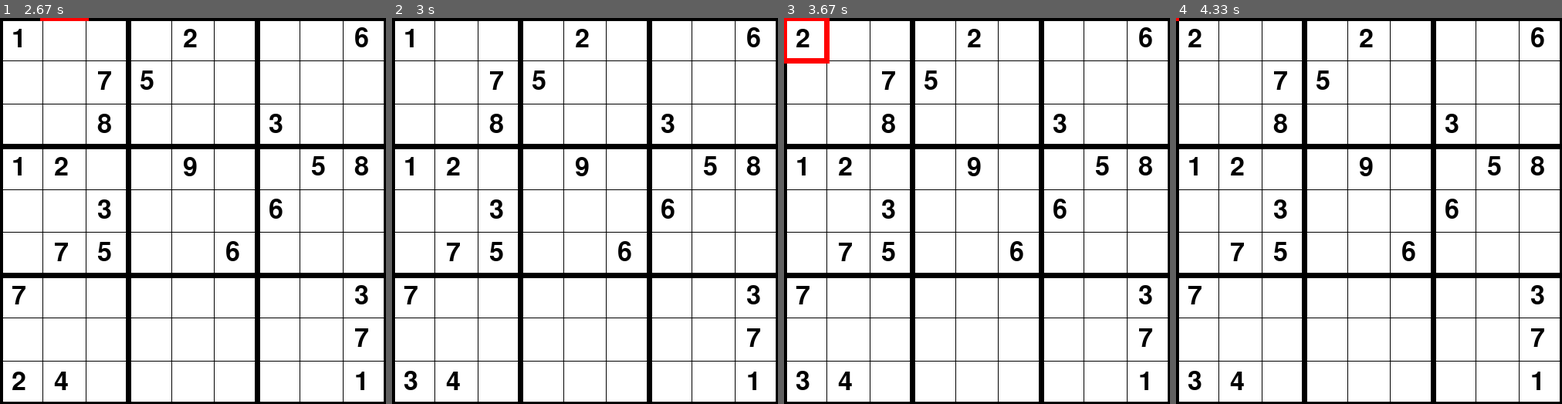
Above: before the commit, frames 1-4 (left to right).
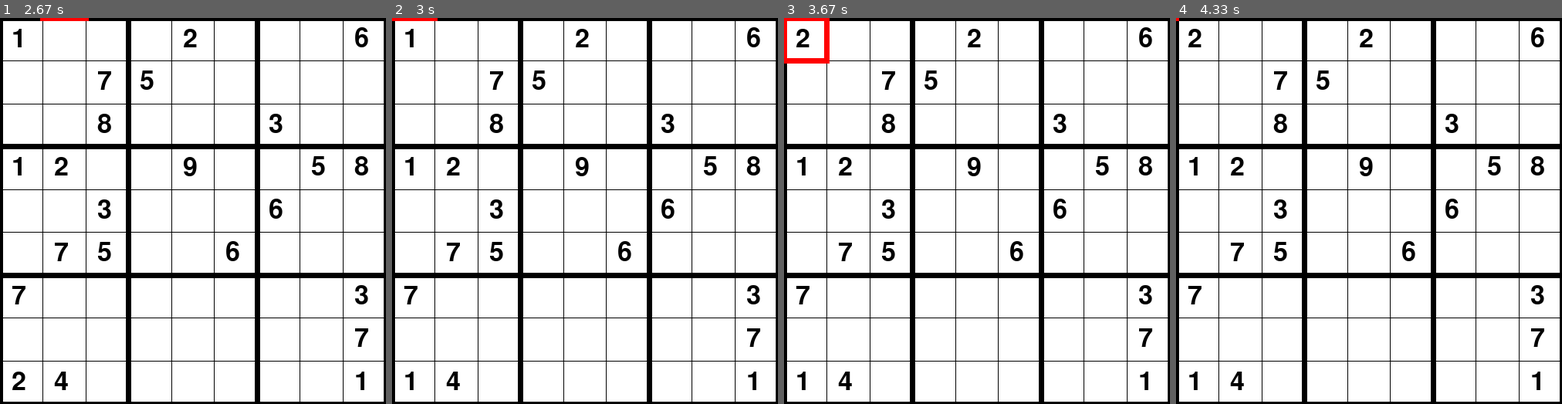
Above: after the commit, the same moments.

Repository: alisamoskovtseva/pygame_project
Game: pygame game, started from main1.py
Same seed, same stepped clock (60 frames per second), same inputs: the game is played once before the commit and once after it.
Inputs (mouse positions are in pixels of both pictures, inside the frame that each line leads up to):
- Up to frame 1 (2.67 s): click (177, 226) at 0.88 s; click (320, 330) at 1.22 s; tap 1 at 1.5 s; hold Up 1.83-2.3 s; tap 2 at 1.98 s; hold Right from 2.33 s (still down); tap 3 at 2.48 s
- Up to frame 2 (3 s): release Right at 2.8 s; hold Left from 2.83 s (still down); tap 1 at 2.98 s
- Up to frame 3 (3.67 s): release Left at 3.37 s; hold Down from 3.4 s (still down); tap 2 at 3.55 s
- Up to frame 4 (4.33 s): release Down at 3.7 s; hold Left 3.73-4.13 s; tap 3 at 3.88 s; hold Up from 4.17 s (still down); tap 1 at 4.32 s

Frame 1 is identical in both runs. In frame 2, 0.2% of the frame differs, in the area x 0-12%, y 0-97%; in frame 3, 0.1%; in frame 4, 0.1%.

Commit message:
Update main1.py
фиксация поля работает 100 проц

Diff:
--- a/main1.py
+++ b/main1.py
@@ -508,6 +508,7 @@
             print(int(x))
             print(int(y))
             print(val)
+
             if valid(maps, int(x), int(y), val, maps_ans):
                 table[int(x)][int(y)] = True
                 maps[int(x)][int(y)] = val
@@ -518,6 +519,8 @@
                 while maps[int(x)][int(y)] != val:
                     flag1 = 1
             val = 0
+        else:
+            val = 0
 
         if error == 1:
             raise_error1()
